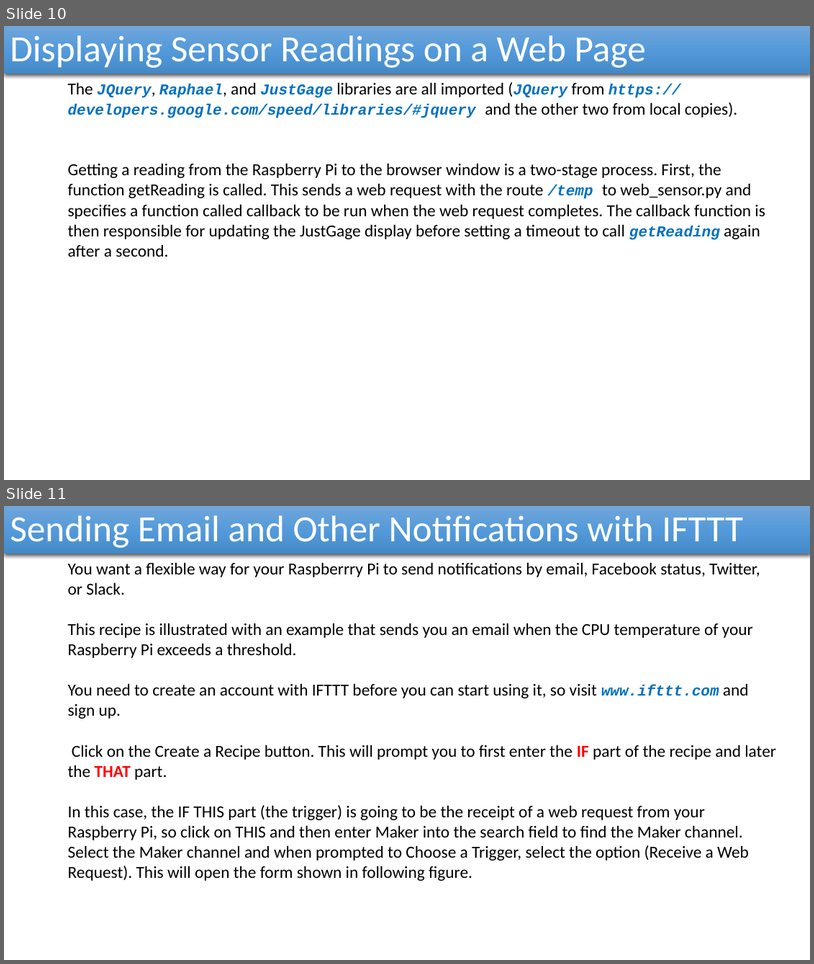
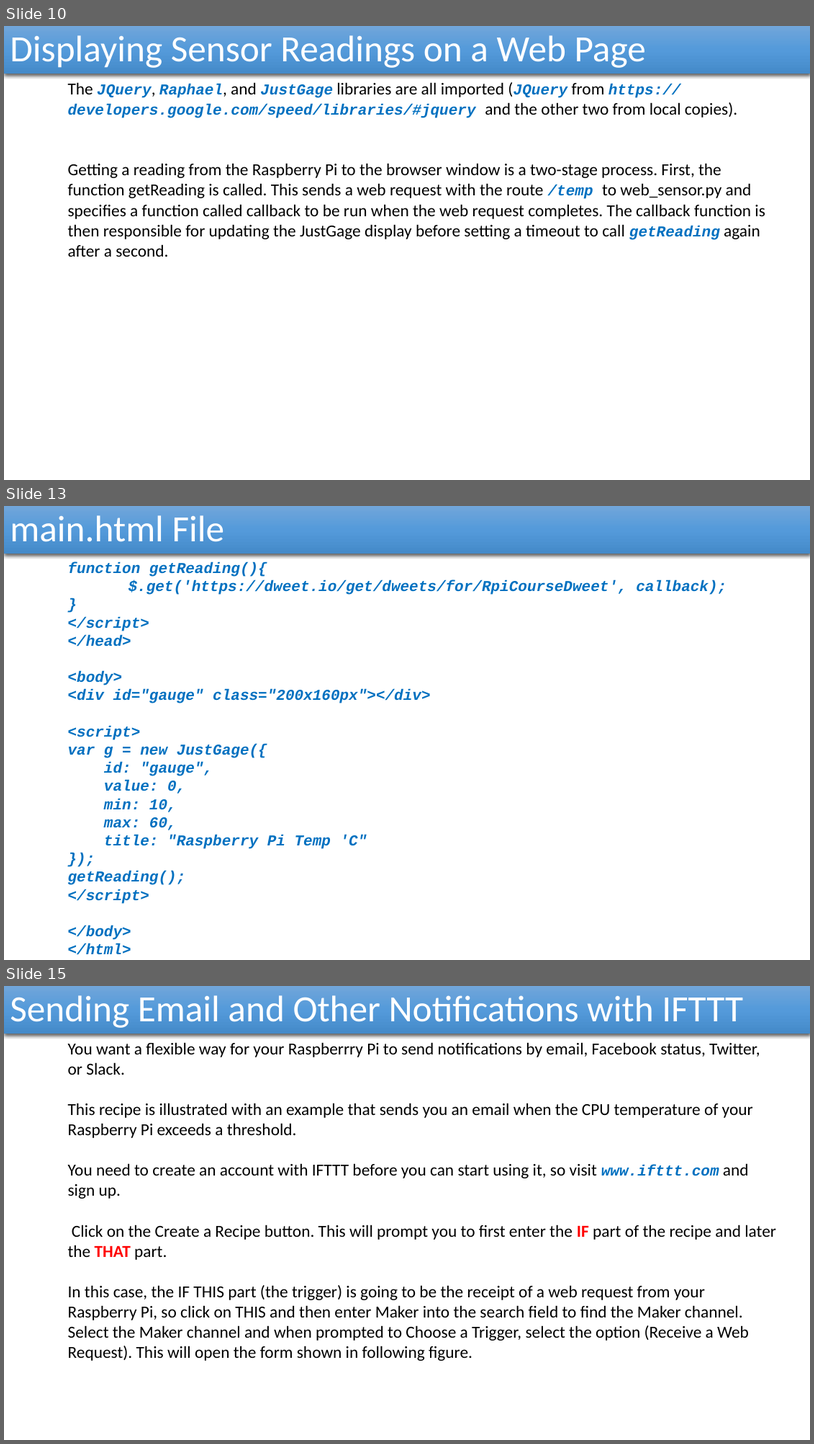
Before and after one commit to reza-arjmandi/rpi-course, a slide deck: session6/presentation/Internet Of Things.pptx. Shown one above the other, each under a label of ours: slides 10 and 11 before the commit, slides 10, 13 and 15 after it; the slides between them are not shown. The pictures are 814x964 and 814x1444 pixels, drawn with LibreOffice and Linux fonts; fonts in the diff are those of the drawing. Boxes give left, top, right and bottom in pixels: in the first picture for what was removed or moved away, otherwise in the second. Text is boxed around its words. In the diff, an @@ line names an element or a change of style, - is before the commit and + after.

```diff
--- a/session6/presentation/Internet Of Things.pptx
+++ b/session6/presentation/Internet Of Things.pptx
@@ slide 13 added at bbox=[4, 506, 810, 960], background #FFFFFF @@
@@ rectangle added at bbox=[4, 506, 810, 554], fill gradient #71A6DB to #559BDB to #448ACA, 44 pt, text #FFFFFF @@
+main.html File
@@ text added at bbox=[68, 562, 727, 955], 18 pt, text #0070C0, bold, italic @@
+  function getReading(){
+  $.get('https://dweet.io/get/dweets/for/RpiCourseDweet', callback);
+  }
+  </script>
+  </head>
+  <body>
+  <div id="gauge" class="200x160px"></div>
+  <script>
+  var g = new JustGage({
+  id: "gauge",
+  value: 0,
+  min: 10,
+  max: 60,
+  title: "Raspberry Pi Temp 'C"
+  });
+  getReading();
+  </script>
+  </body>
+  </html>
@@ what was slide 11 is now slide 15 @@
```
Also in this commit, not shown: 3 other slides added, 1 slide removed, 1 other file.
